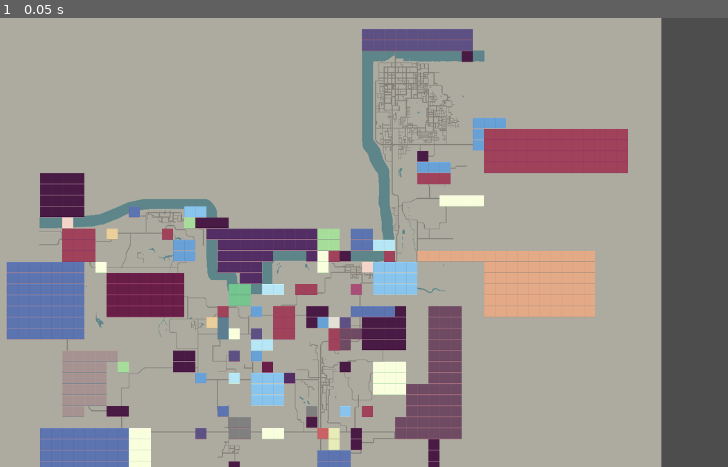
Above: before the commit, frame 1.
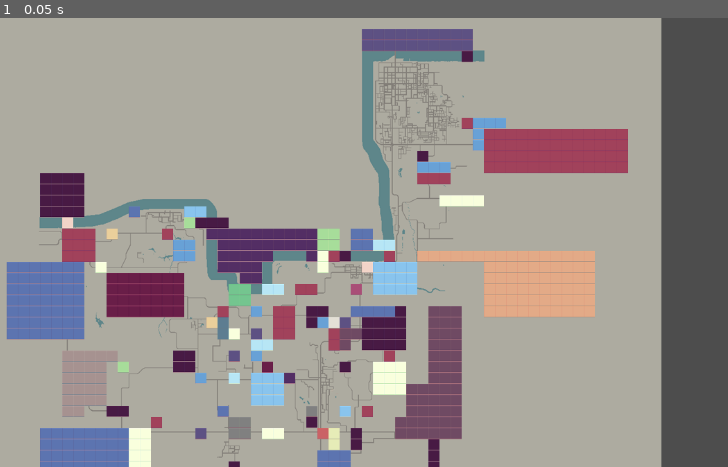
Above: after the commit, the same moment.

Repository: RakibRyan/is_this_cell_taken__project_zomboid_map_mod
Game: Godot game, scene res://zomboid41map.tscn
The game is run twice, just before and just after one commit, with the same random seed, the same clock (stepped at 60 frames per second) and the same inputs.
Inputs:
- Up to frame 1 (0.05 s): no input

The runs differ from the first frame. In frame 1, 0.1% of the frame differs, in the area x 20-65%, y 22-92%.

Commit message:
version 0.4

Diff:
--- a/zomboid41map.tscn
+++ b/zomboid41map.tscn
@@ -5325,6 +5325,12 @@
 format = 2
 layer_0/tile_data = PackedInt32Array(1769508, 458752, 0)
 
+[node name="Park Rangers HQ" type="TileMap" parent="Papaville"]
+visible = false
+tile_set = ExtResource("3_tpj45")
+format = 2
+layer_0/tile_data = PackedInt32Array(1769508, 851968, 0)
+
 [node name="Big Bear Lake" type="TileMap" parent="."]
 tile_set = SubResource("TileSet_0gd0p")
 format = 2
@@ -5684,6 +5690,17 @@
 format = 2
 layer_0/tile_data = PackedInt32Array(2097184, 786432, 0)
 
-[node name="duplicate9" type="TileMap" parent="."]
-tile_set = ExtResource("3_tpj45")
-format = 2
+[node name="Vault-Tec, KY" type="TileMap" parent="."]
+tile_set = ExtResource("3_tpj45")
+format = 2
+layer_0/tile_data = PackedInt32Array(2359316, 0, 1, 1966121, 0, 1, 589872, 0, 1)
+
+[node name="TWD Prison working" type="TileMap" parent="."]
+visible = false
+tile_set = ExtResource("3_tpj45")
+format = 2
+layer_0/tile_data = PackedInt32Array(1835049, 393216, 0, 1835050, 393216, 0, 1900586, 393216, 0)
+
+[node name="duplicate12" type="TileMap" parent="."]
+tile_set = ExtResource("3_tpj45")
+format = 2
